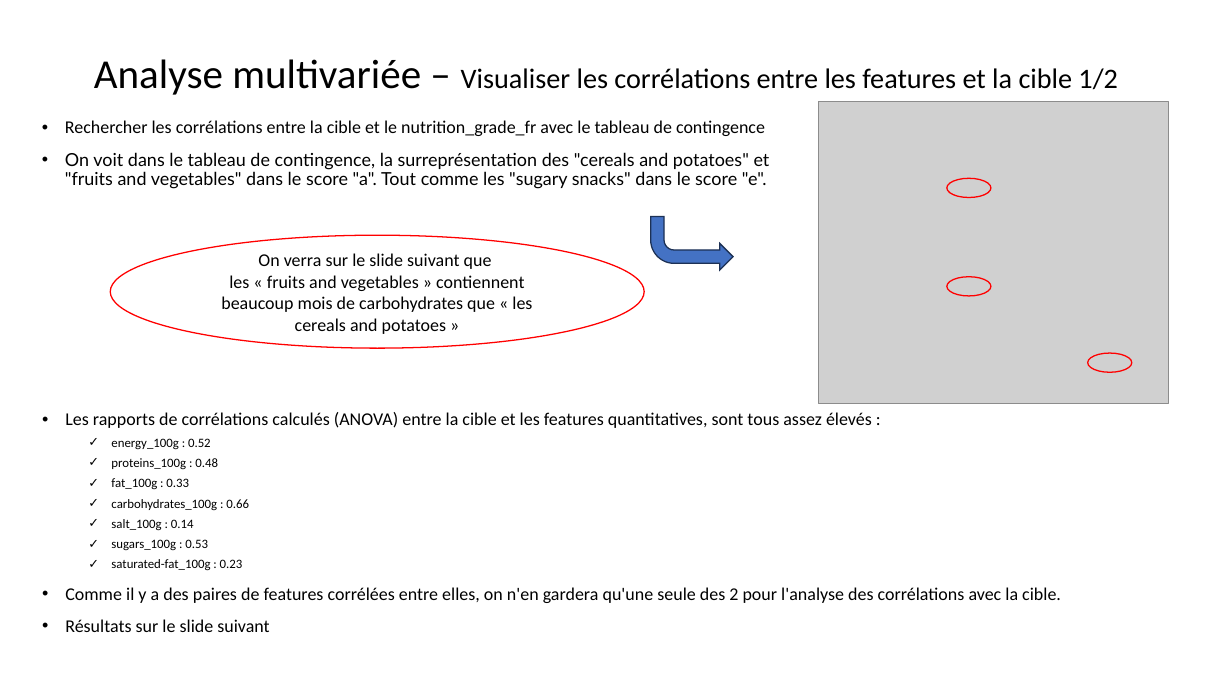
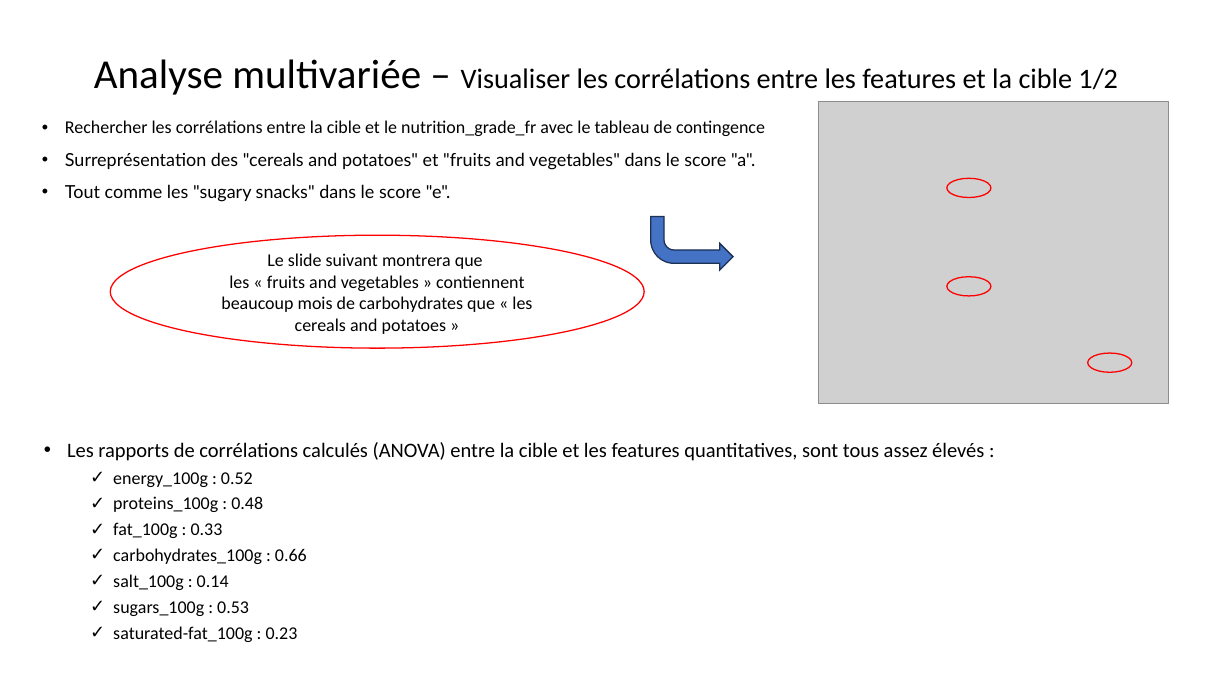
Before and after one commit to ludovic-source/Data_scientist_formation, a slide deck: slide 9 of projet_3/Chimier_Ludovic_1_presentation_092024.pptx. Drawn at 1232x693 pixels with LibreOffice and Linux fonts; fonts in the diff are those of the drawing; grey boxes stand for pictures. Boxes give left, top, right and bottom in pixels: in the first picture for what was removed or moved away, otherwise in the second. Text is boxed around its words. In the diff, an @@ line names an element or a change of style, - is before the commit and + after.

```diff
--- a/projet_3/Chimier_Ludovic_1_presentation_092024.pptx
+++ b/projet_3/Chimier_Ludovic_1_presentation_092024.pptx
@@ text at (65,152,755,202): text changed @@
-• On voit dans le tableau de contingence, la surreprésentation des "cereals and potatoes" et "fruits and vegetables" dans le score "a". Tout comme les "sugary snacks" dans le score "e".
+• Surreprésentation des "cereals and potatoes" et "fruits and vegetables" dans le score "a".
+• Tout comme les "sugary snacks" dans le score "e".
@@ text in ellipse at (267,253,483,269): text changed @@
-On verra sur le slide suivant que
+Le slide suivant montrera que
@@ text "Les rapports de corrélations calculés ...": place and size @@
-text "Les rapports de corrélations calculés ..." at (65,412,1061,632)
+text "Les rapports de corrélations calculés ..." at (67,442,984,642)
@@ text "Les rapports de corrélations calculés ..." at (67,442,984,642): size 14 to 16 pt in "Les rapports de corrélations calculés (ANOVA) entre ..."; size 10 to 14 pt in "energy_100g : 0.52", "proteins_100g : 0.48", "fat_100g : 0.33", "carbohydrates_100g : 0.66" and 3 more places @@
@@ text at (65,587,1061,632): paragraphs removed @@
-• Comme il y a des paires de features corrélées entre elles, on n'en gardera qu'une seule des 2 pour l'analyse des corrélations avec la cible.
-• Résultats sur le slide suivant
```
Also in this commit, not shown: 9 other slides changed.
